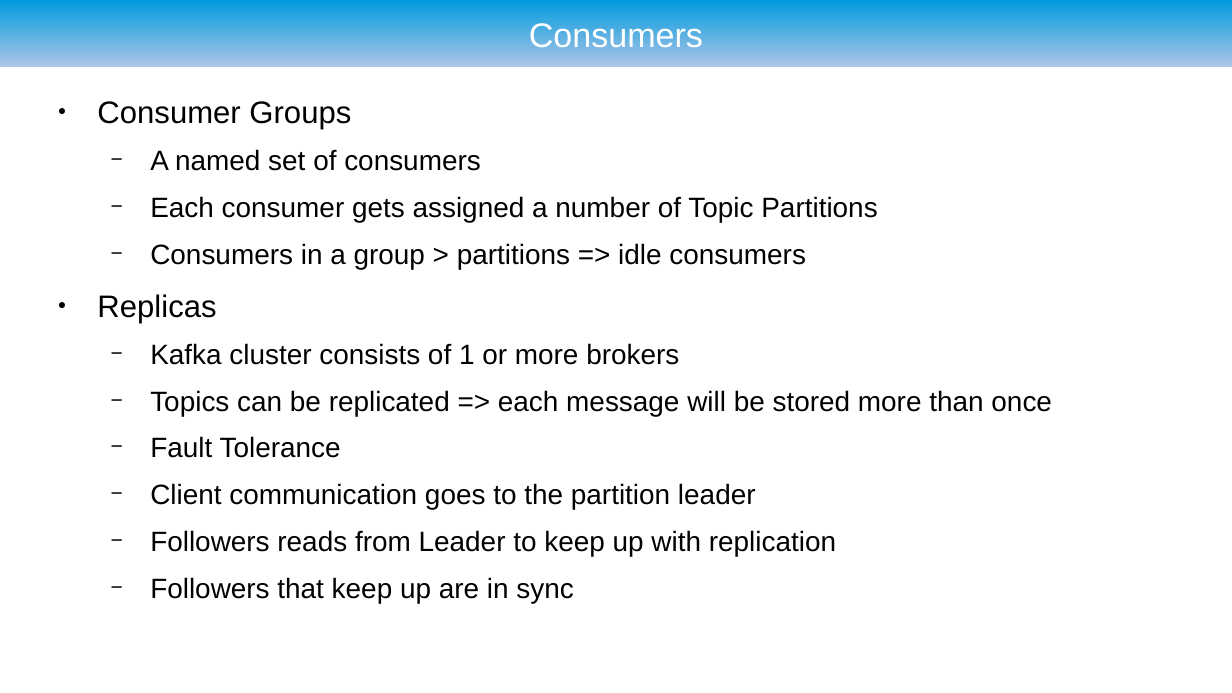
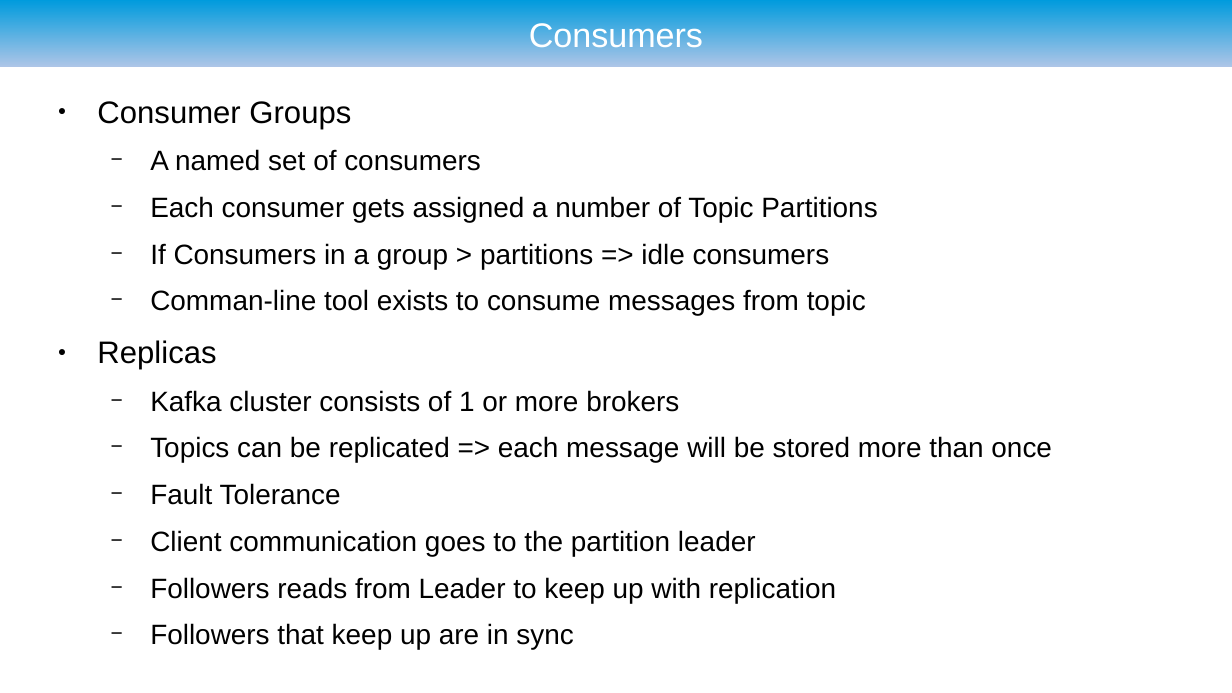
Before and after one commit to ryzlab/kafka-kompetensdag, a slide deck: slide 15 of doc/presentation.odp (slide 6 before the commit). Drawn at 1232x693 pixels with LibreOffice and Linux fonts; fonts in the diff are those of the drawing; background and template pictures are left out. Boxes give left, top, right and bottom in pixels: in the first picture for what was removed or moved away, otherwise in the second. Text is boxed around its words. In the diff, an @@ line names an element or a change of style, - is before the commit and + after.

```diff
--- a/doc/presentation.odp
+++ b/doc/presentation.odp
@@ text at <box>150,243,866,315</box>: text changed @@
-  − Consumers in a group > partitions => idle consumers
+  − If Consumers in a group > partitions => idle consumers
+  − Comman-line tool exists to consume messages from topic
```
Also in this commit, not shown: 13 other slides changed, 12 slides added, 1 slide removed.
